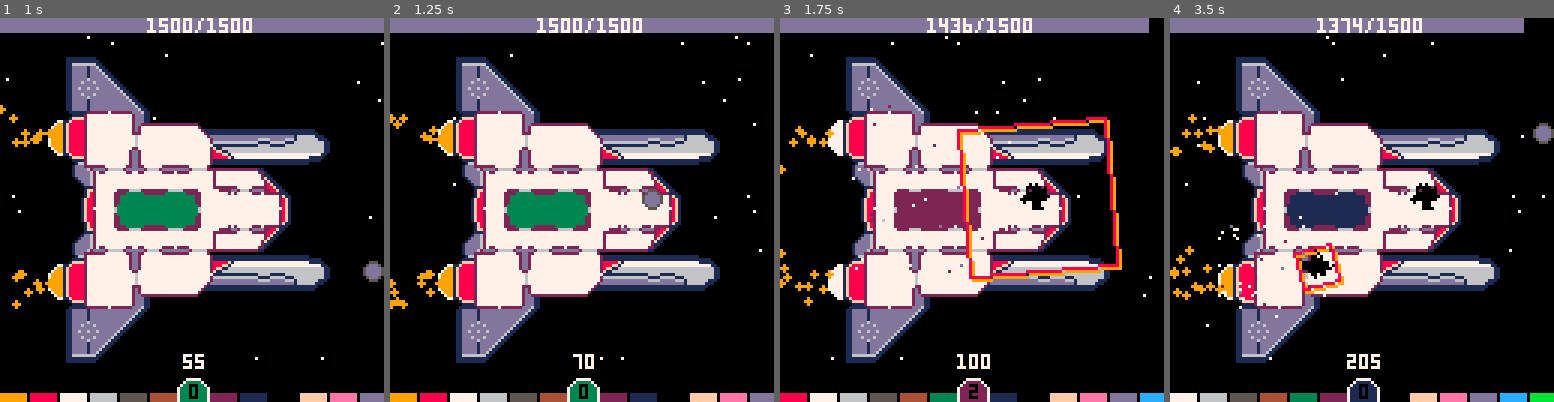
Above: before the commit, frames 1-4 (left to right).
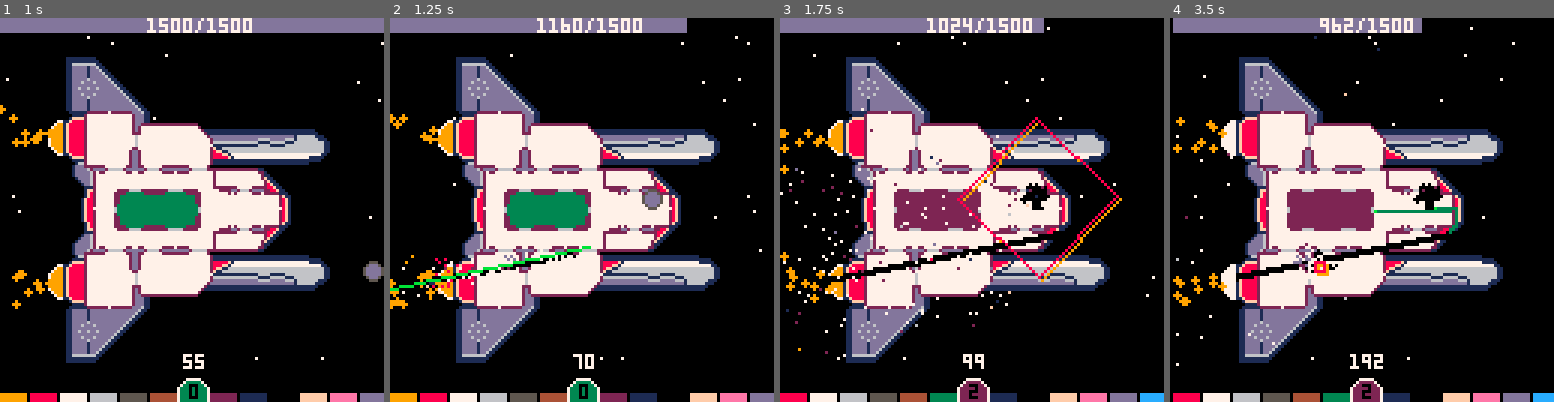
Above: after the commit, the same moments.

Repository: kiiro94/GGJ2020
Game: PICO-8 cartridge ggj2020.p8
Same seed, same stepped clock (60 frames per second), same inputs: the game is played once before the commit and once after it.
Inputs (mouse positions are in pixels of both pictures, inside the frame that each line leads up to):
- Up to frame 1 (1 s): click (280, 121) at 0.67 s; tap O (Z key) at 0.7 s
- Up to frame 2 (1.25 s): click (436, 267) at 1.22 s
- Up to frame 3 (1.75 s): hold Right from 1.6 s (still down); tap O (Z key) at 1.7 s
- Up to frame 4 (3.5 s): click (1277, 114) at 1.77 s; release Right at 2.1 s; tap O (Z key) every 0.4 s from 2.1 to 3.3 s; hold Up 2.15-2.42 s; click (1342, 259) at 2.32 s; hold Right 2.47-3.03 s; click (1404, 106) at 2.87 s; hold Left from 3.08 s (still down); click (1465, 256) at 3.42 s

Frame 1 is identical in both runs. In frame 2, 1.9% of the frame differs, in the area x 0-100%, y 0-74%; in frame 3, 7.6%; in frame 4, 16%, in the area x 0-100%, y 0-100%.

Commit message:
added laserone

Diff:
--- a/ggj2020.p8
+++ b/ggj2020.p8
@@ -654,6 +654,13 @@
 
 
    if (laserone != nil) updateLaserone()
+
+
+
+   if t%60==0 and rnd(100)<10 then
+	  if(laserone == nil) createLaserone()
+   end
+
 
    if  t % 50 == 0 and not selfdestruct then
       createAsteroid()
